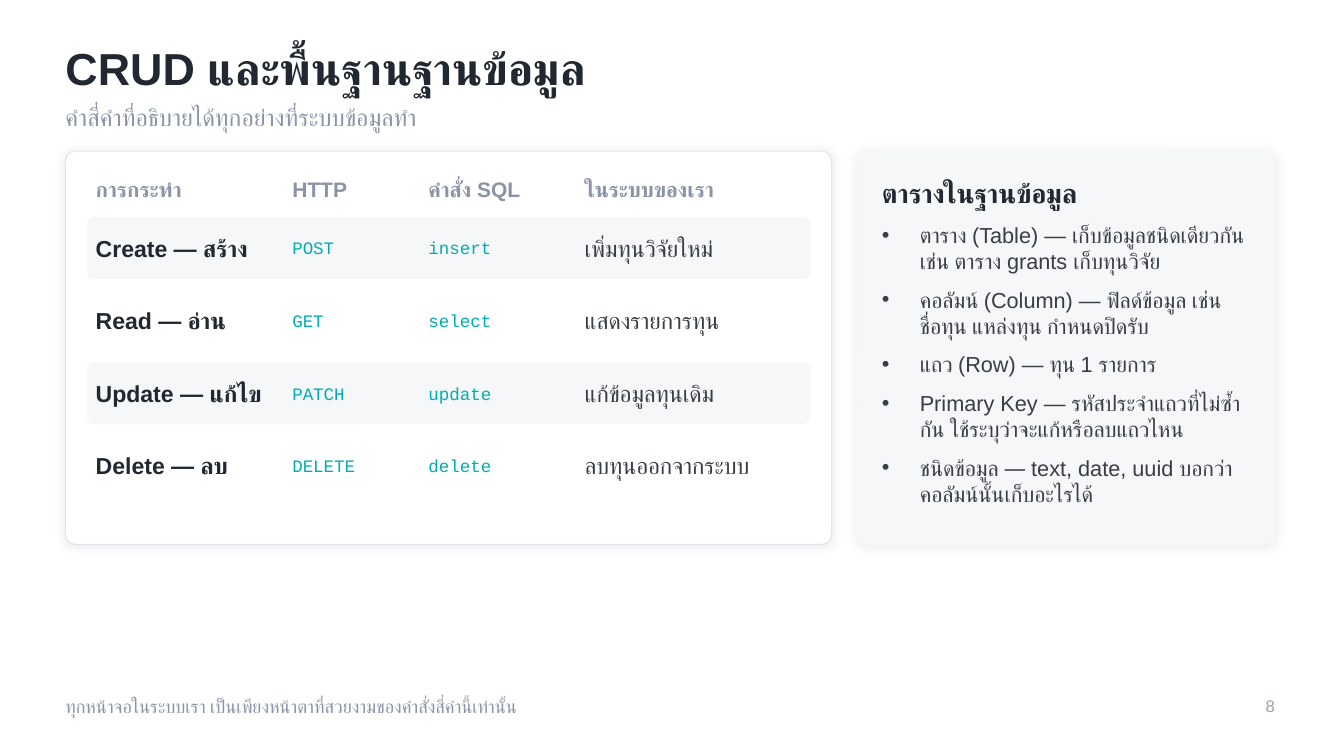
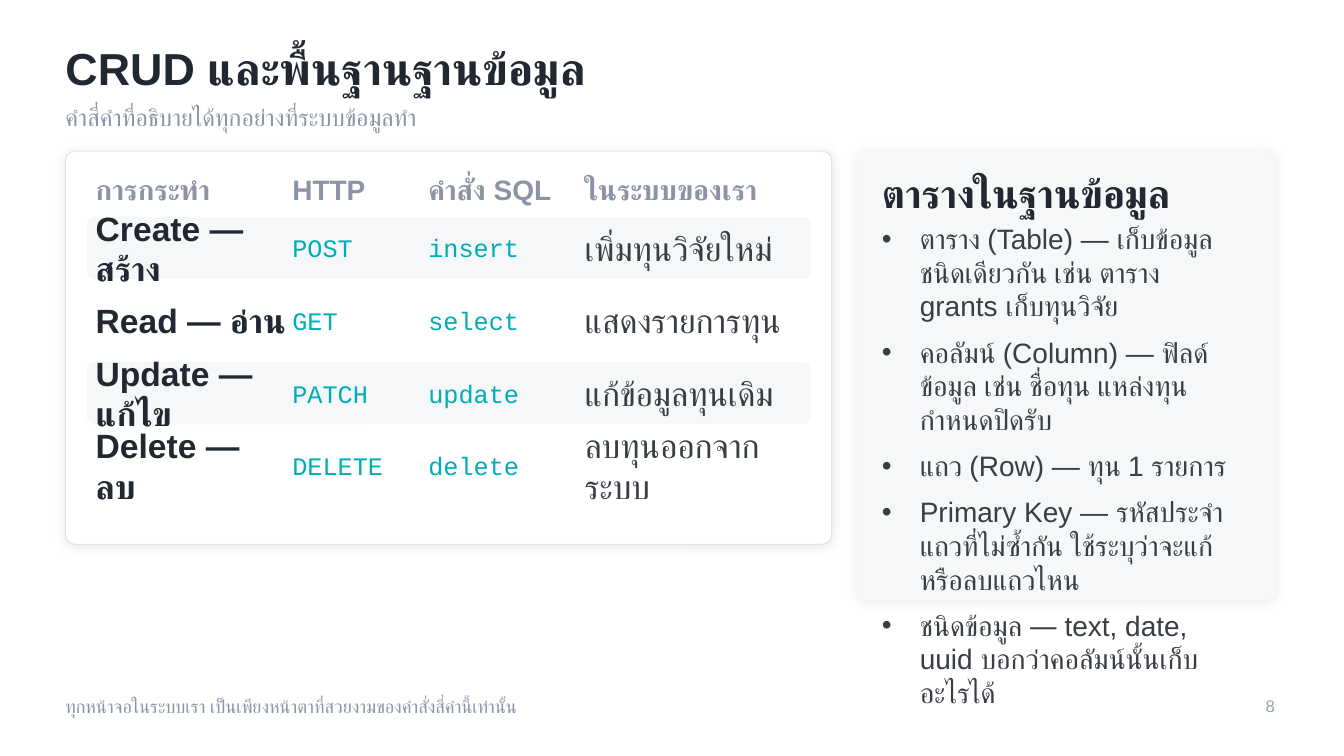
Before and after one commit to dookda/cmu_workshop_antigravity, a slide deck: slide 7 of Funding_Hub_Antigravity_Workshop.pptx. Drawn at 1344x756 pixels with LibreOffice and Linux fonts; fonts in the diff are those of the drawing. Boxes give left, top, right and bottom in pixels: in the first picture for what was removed or moved away, otherwise in the second. Text is boxed around its words. In the diff, an @@ line names an element or a change of style, - is before the commit and + after.

```diff
--- a/Funding_Hub_Antigravity_Workshop.pptx
+++ b/Funding_Hub_Antigravity_Workshop.pptx
@@ size 15 to 20 pt in 4 elements at box(96, 180, 211, 201), box(292, 181, 365, 200), box(428, 178, 552, 205), box(585, 178, 758, 201) @@
@@ rounded rectangle: place and size @@
-rounded rectangle at box(857, 151, 1275, 544)
+rounded rectangle at box(857, 151, 1275, 600)
@@ text "ตารางในฐานข้อมูล" at box(882, 177, 1170, 219): size 19 to 28 pt @@
@@ text "ตาราง (Table) — เก็บข้อมูลชนิดเดียวกัน เช่น ..." at box(920, 228, 1226, 670): size 15.5 to 20 pt @@
@@ size 12.5 to 18 pt in 8 elements at box(292, 240, 352, 258), box(428, 239, 519, 258), box(292, 313, 337, 331), box(428, 312, 519, 331), box(292, 386, 368, 404), box(428, 384, 519, 409), box(292, 458, 383, 475), box(428, 457, 519, 476) @@
@@ size 16.5 to 24 pt in 8 elements at box(96, 217, 201, 282), box(585, 235, 774, 270), box(96, 308, 286, 334), box(585, 314, 781, 343), box(96, 361, 210, 435), box(585, 381, 774, 415), box(96, 433, 197, 500), box(585, 440, 760, 468) @@
```
Also in this commit, not shown: 10 other slides changed, 1 slide removed, 1 other file.
